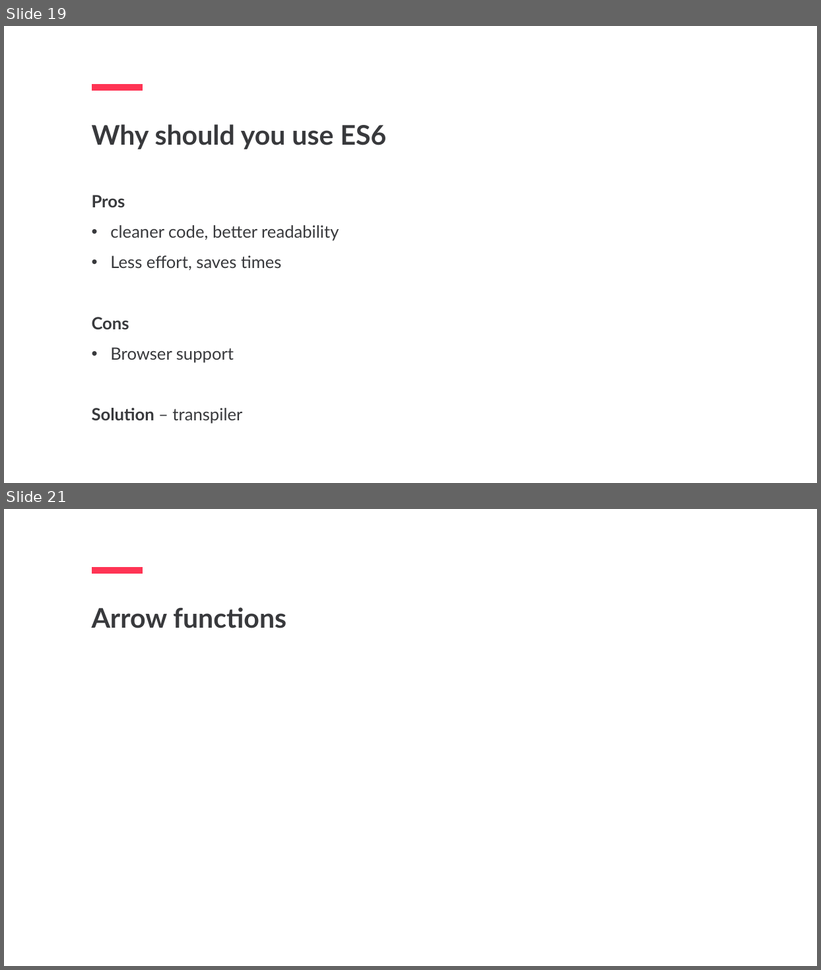
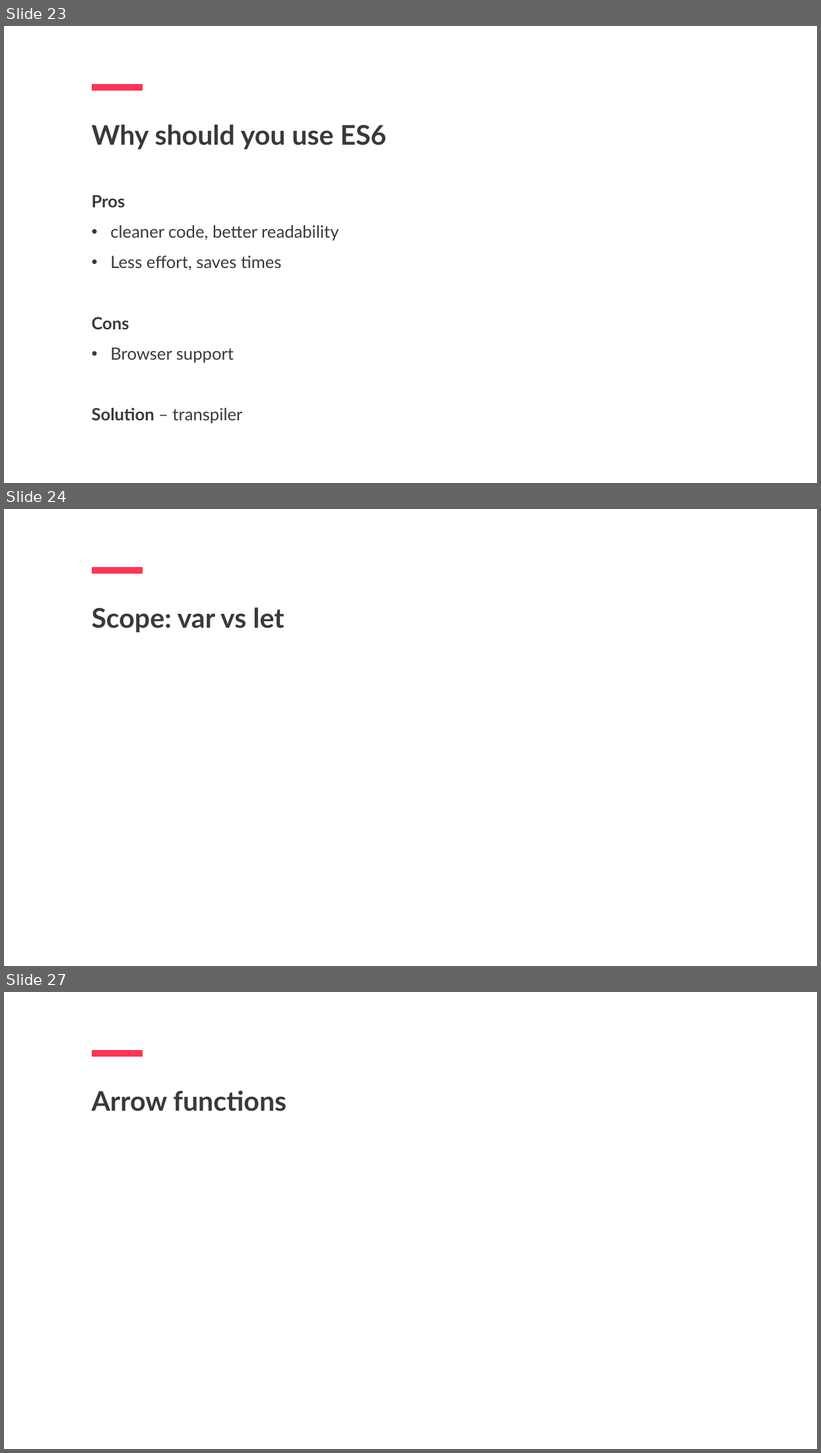
Before and after one commit to jpotapova/js-lecture-2, a slide deck: slides.pptx. Shown one above the other, each under a label of ours: slides 19 and 21 before the commit, slides 23, 24 and 27 after it; the slides between them are not shown. The pictures are 821x970 and 821x1453 pixels, drawn with LibreOffice and Linux fonts; fonts in the diff are those of the drawing. Boxes give left, top, right and bottom in pixels: in the first picture for what was removed or moved away, otherwise in the second. Text is boxed around its words. In the diff, an @@ line names an element or a change of style, - is before the commit and + after.

```diff
--- a/slides.pptx
+++ b/slides.pptx
@@ slide 24 added at bbox=[4, 509, 817, 966], background #FFFFFF @@
@@ line added from (92, 570) to (143, 570), #FF3454 16 pt @@
@@ text added at bbox=[92, 607, 284, 632], 64 pt, text #38393C, bold @@
+Scope: var vs let
@@ what was slide 19 is now slide 23 @@
@@ what was slide 21 is now slide 27 @@
```
Also in this commit, not shown: 3 slides changed, 10 other slides added, 1 slide removed, 11 other files.
